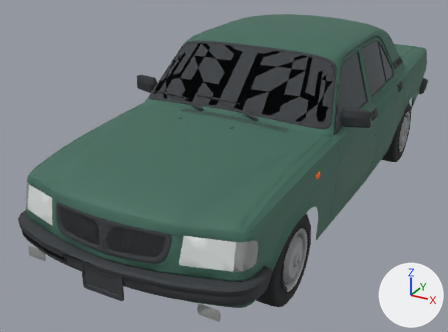
Before and after pictures for a commit that changed the glTF model public/models/gtav/gaz31029.glb.
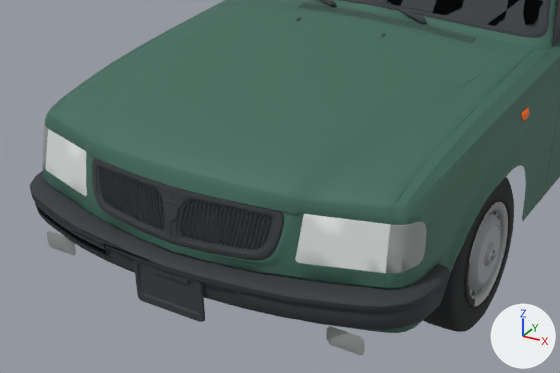
Each version appears first whole from a camera (50 mm lens) standing at (2.22, -4.89, 2.08) and looking at (-0.34, -0.24, -0.25), and next in a close-up on the part from 0% to 76% of the width and 32% to 100% of the height. Lighting does not change. The marker at lower right points along +X, +Y and +Z. The first two pictures are the older version. Where no turn or scale is listed for an object, it has been applied to the vertices. Vertices at exactly the same position are counted once.

Before the edit, the objects in view are built like this:
```python
me_front_auxiliary = bpy.data.meshes.new('front_auxiliary')
me_front_auxiliary.from_pydata(...)  # 256 vertices, 344 faces; spans x -0.89..0.89, y -0.12..0.12, z -0.25..0.25
me_front_auxiliary.materials.append(mat_auxiliarylights)  # grey #959997
me_trim = bpy.data.meshes.new('trim')
me_trim.from_pydata(...)  # 16927 vertices, 28125 faces; spans x -1.07..1.07, y -2.6..2.6, z -0.67..0.67
me_trim.materials.append(mat_car_trim)  # dark grey #35383c
me_wheel = bpy.data.meshes.new('wheel')
me_wheel.from_pydata(...)  # 2630 vertices, 4433 faces; spans x -0.41..0.41, y -1.0..1.0, z -1.0..1.0
# faces by material slot: [2661, 1772]
me_wheel.materials.append(mat_tyres)  # black #242729
me_wheel.materials.append(mat_wheel_rim)  # grey #959799
ob_chassis_trim = bpy.data.objects.new('chassis_trim', me_trim)
ob_chassis_trim.location = (0.0, 0.17, 0.296)
ob_front_auxiliary = bpy.data.objects.new('front_auxiliary', me_front_auxiliary)
ob_front_auxiliary.location = (0.0, -2.173, 0.01)
ob_wheel_fl = bpy.data.objects.new('wheel_fl', me_wheel)
ob_wheel_fl.location = (0.801, -1.501, -0.196)
ob_wheel_fl.scale = (0.339, 0.339, 0.339)
# also in view: 'headlights' at (0.0, -1.44, 0.31); 'chassisbody' at (0.0, 0.18, 0.33); 'interior' at (0.0, 0.15, 0.3)
```
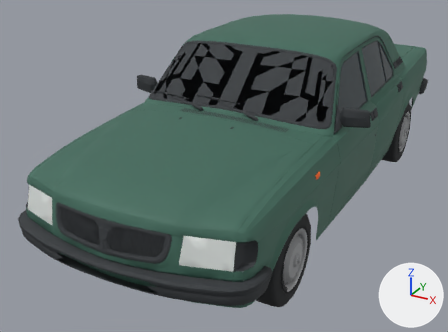
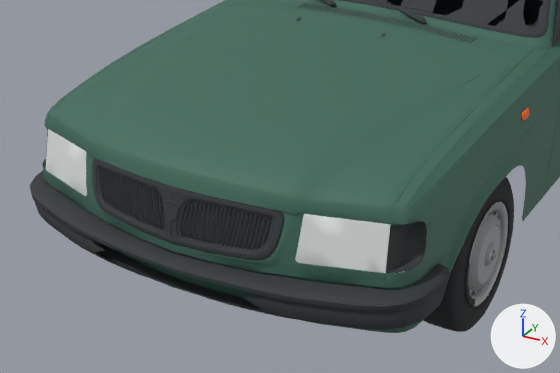
The change in detail:
me_trim is used by ob_chassis_trim; location (0.0, 0.17, 0.296).
me_trim had 16927 vertices, 28125 faces and spanned x -1.07..1.07, y -2.6..2.6, z -0.67..0.67.
me_trim now has 16775 vertices, 27851 faces and spans x -1.07..1.07, y -2.6..2.6, z -0.67..0.67.
me_trim part 1: the loose piece of 50 vertices spanning x -0.16..0.16, y -2.59..-2.58, z -0.52..-0.33 is deleted.
me_trim part 2: the loose piece of 14 vertices spanning x -0.15..0.14, y -2.58, z -0.49..-0.34 is deleted.
me_trim part 3: 82 vertices moved within x -0.94..0.92, y -2.55..-2.14, z -0.5..-0.04; 24 vertices removed from x -0.32..0.32, y -2.6..-2.56, z -0.41..-0.33.
Other edits to the shape of me_trim do not show in these pictures.
Object 'front_auxiliary' (ob_front_auxiliary) is deleted.

Changed parts and their boxes [x1, y1, x2, y2] in the close-ups (560 x 373 px; the box of a moved part takes in the faces that stretch with it):
'front_auxiliary', deleted: before [42, 124, 427, 355]
part 1 of me_trim, deleted: before [134, 260, 205, 322]
part 2 of me_trim, deleted: before [139, 264, 200, 313]
part 3 of me_trim, moved or reshaped: [44, 168, 284, 308] in both
